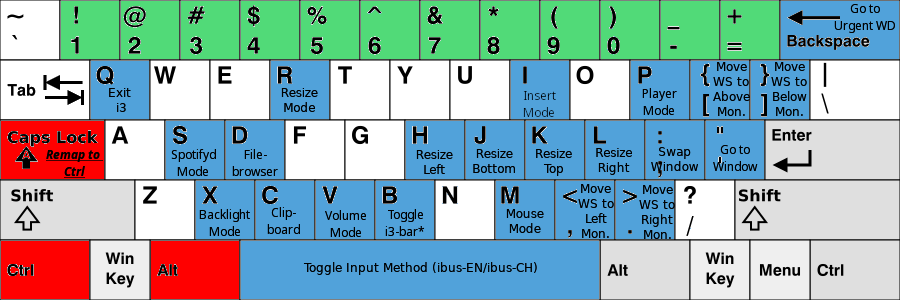
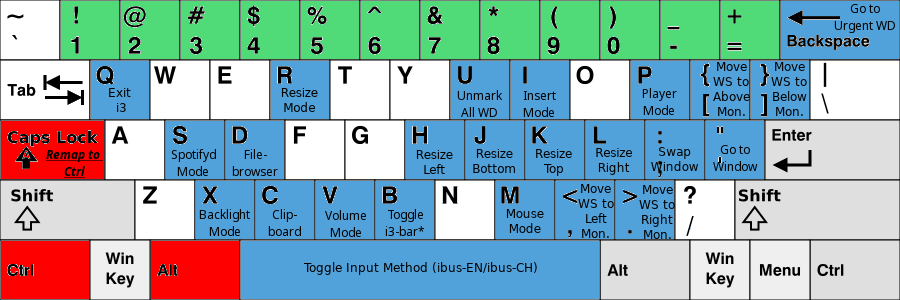
Before/after of a w=900, h=300 layered artwork. What changed in the layer stack:
painted on "Clip- ..." over [267, 207, 301, 236]
moved "Insert ..." above "Unmark ..." over [523, 91, 556, 117]
renamed "Dropped Buffer" to "Unmark ...", painted on it over [46, 4, 895, 275]
painted on "KB_United_States-NoAltGr.svg" over [451, 61, 509, 119]
